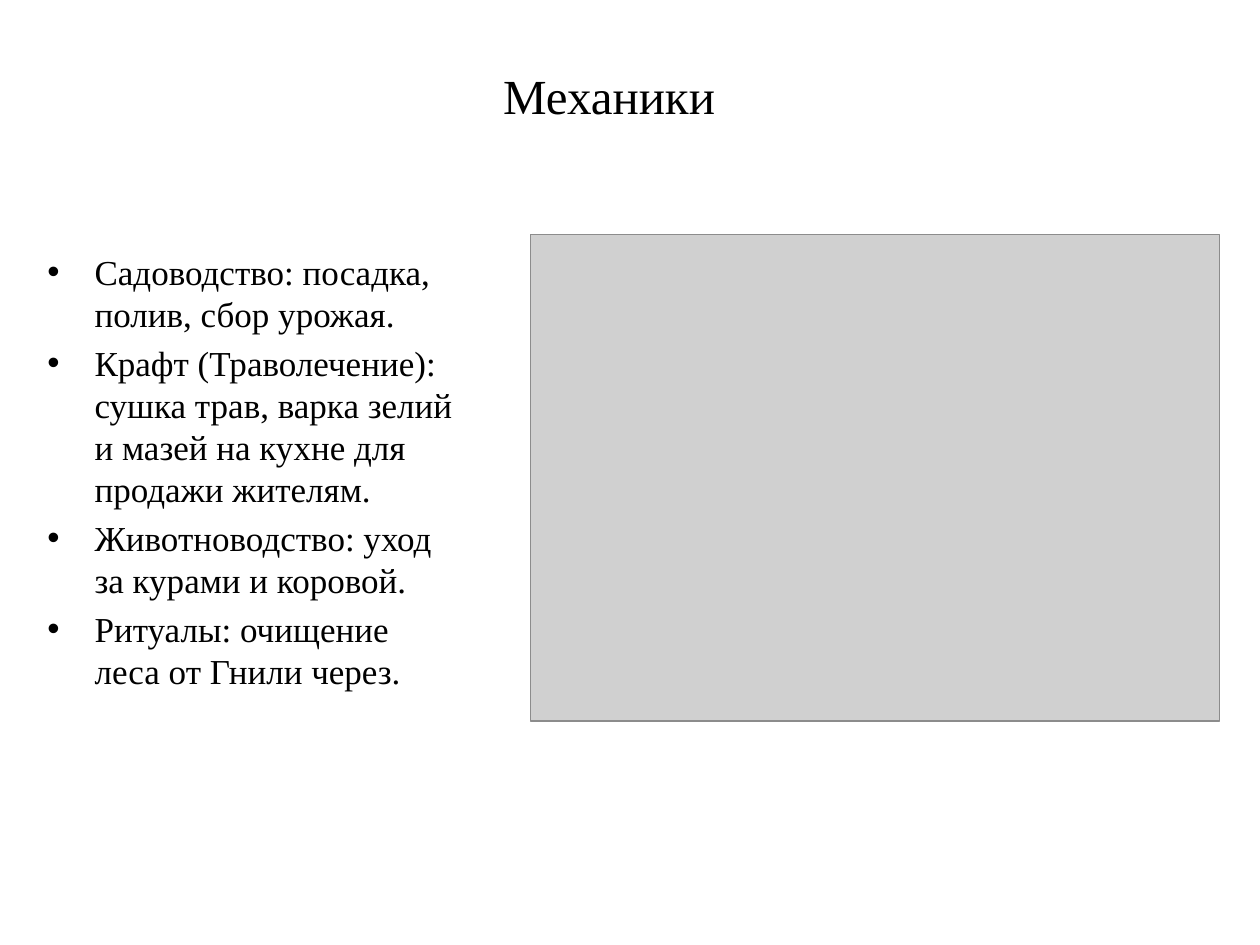
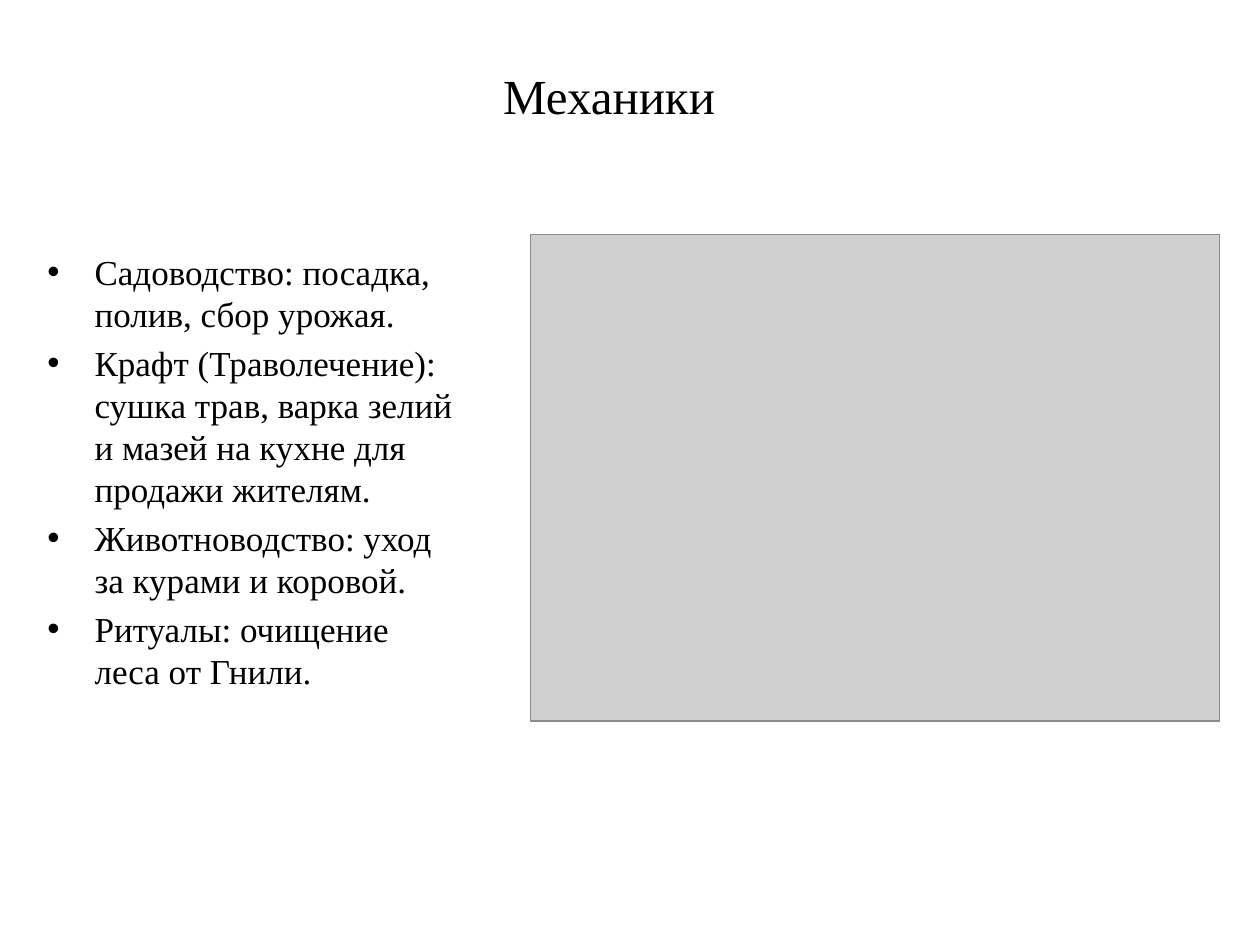
Before and after one commit to Sofiya-Chiffa/homeworks, a slide deck: slide 4 of жильцова презентация.pptx. Drawn at 1260x945 pixels with LibreOffice and Linux fonts; fonts in the diff are those of the drawing; grey boxes stand for pictures. Boxes give left, top, right and bottom in pixels: in the first picture for what was removed or moved away, otherwise in the second. Text is boxed around its words. In the diff, an @@ line names an element or a change of style, - is before the commit and + after.

```diff
--- a/жильцова презентация.pptx
+++ b/жильцова презентация.pptx
@@ text at (95,619,389,685): text changed @@
-• Ритуалы: очищение леса от Гнили через.
+• Ритуалы: очищение леса от Гнили.
```
Also in this commit, not shown: 7 other slides changed.
